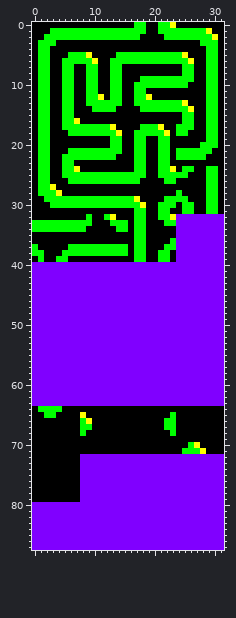
A sprite sheet gets an edit: game/assets/tiles.png. Above: the version before the commit.
The file is 32x88 pixels.
New version:
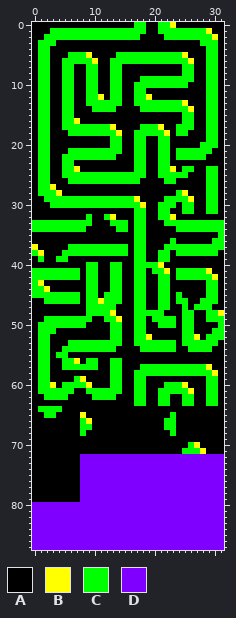
Palette (. is transparent): A #000000  B #ffff00  C #00ff00  D #8000ff
The exact change:
y 28: x 25 A -> B
y 29: x 26 A -> B
y 32: x 24..31 DDDDDDDD -> AAAAAAAA
y 33..34: x 24..31 DDDDDDDD -> CCCCCCCC
y 35: x 24..31 DDDDDDDD -> AAAAAAAC
y 36: x 24..31 DDDDDDDD -> AAAAAACC
y 37: x 0 C -> B; x 24..31 DDDDDDDD -> CCCCCCCC
y 38: x 1 C -> B; x 24..31 DDDDDDDD -> CCCCCCCA
y 39: x 24..31 DDDDDDDD -> AAAAAAAA
y 40: x 0..31 DDDDDDDDDDDDDDDDDDDDDDDDDDDDDDDD -> AAAAAAAAACCAACCAACCCCBAAAAAAAAAA
y 41: x 0..31 DDDDDDDDDDDDDDDDDDDDDDDDDDDDDDDD -> CCCCCCCCACCAACCAACCACCBACCCCCBAA
y 42: x 0..31 DDDDDDDDDDDDDDDDDDDDDDDDDDDDDDDD -> CCCCCCCCACCAACCAACCAACCACCCCCCBA
y 43: x 0..31 DDDDDDDDDDDDDDDDDDDDDDDDDDDDDDDD -> CBAAAAAAACCAACCAACCAACCAAAAAACCA
y 44: x 0..31 DDDDDDDDDDDDDDDDDDDDDDDDDDDDDDDD -> CCBAAAAAACCAACCAACCAACCAAAAAACCA
y 45: x 0..31 DDDDDDDDDDDDDDDDDDDDDDDDDDDDDDDD -> CCCCCCCCACCACCCAACCAACCACAAAACCA
y 46: x 0..31 DDDDDDDDDDDDDDDDDDDDDDDDDDDDDDDD -> AACCCCCCACCBCCCAACCAACCACCAACCCA
y 47: x 0..31 DDDDDDDDDDDDDDDDDDDDDDDDDDDDDDDD -> AAAAAAAAACCCCCAAACCAACCAACACCCAA
y 48: x 0..31 DDDDDDDDDDDDDDDDDDDDDDDDDDDDDDDD -> AAAAAAAAACCCCBAAACCCCCAAACCAACCB
y 49: x 0..31 DDDDDDDDDDDDDDDDDDDDDDDDDDDDDDDD -> AACCCCCCCCAACCBAACCACCCCACCAACCC
y 50: x 0..31 DDDDDDDDDDDDDDDDDDDDDDDDDDDDDDDD -> ACCCCCCCCAAAACCAACCAACCCACCAAAAC
y 51: x 0..31 DDDDDDDDDDDDDDDDDDDDDDDDDDDDDDDD -> ACCCAAAAAAAAACCAACCAAAAAACCAAACC
y 52: x 0..31 DDDDDDDDDDDDDDDDDDDDDDDDDDDDDDDD -> ACCAAAAAAAAAACCAACCBAAAAACCBACCC
y 53: x 0..31 DDDDDDDDDDDDDDDDDDDDDDDDDDDDDDDD -> ACCAAACCCCCCCCCAACCCCCCCACCCCCCA
y 54: x 0..31 DDDDDDDDDDDDDDDDDDDDDDDDDDDDDDDD -> ACCAACCCCCCCCCAAAACCCCCCAACCCCAA
y 55: x 0..31 DDDDDDDDDDDDDDDDDDDDDDDDDDDDDDDD -> ACCACCAAAAAAAAAAAAAAAAAAAAAAAAAA
y 56: x 0..31 DDDDDDDDDDDDDDDDDDDDDDDDDDDDDDDD -> ACCAACCBACCAACCAAAAAAAAAAAAAAAAA
y 57: x 0..31 DDDDDDDDDDDDDDDDDDDDDDDDDDDDDDDD -> ACCAACCCCCCAACCAAACCCCCCCCCCCBAA
y 58: x 0..31 DDDDDDDDDDDDDDDDDDDDDDDDDDDDDDDD -> ACCAAAAAAAAAACCAACCCCCCCCCCCCCBA
y 59: x 0..31 DDDDDDDDDDDDDDDDDDDDDDDDDDDDDDDD -> ACCAAAACBAAAACCAACCAAAAAAAAAACCA
y 60: x 0..31 DDDDDDDDDDDDDDDDDDDDDDDDDDDDDDDD -> ACCBACCCCBAAACCAACCAAACCCBAAACCA
y 61: x 0..31 DDDDDDDDDDDDDDDDDDDDDDDDDDDDDDDD -> ACCCCCCAACCCCCCAACCAACCCCCBAACCA
y 62: x 0..31 DDDDDDDDDDDDDDDDDDDDDDDDDDDDDDDD -> AACCCCAAAACCCCAAACCAACCAACCAACCA
y 63: x 0..31 DDDDDDDDDDDDDDDDDDDDDDDDDDDDDDDD -> AAAAAAAAAAAAAAAAACCAACCAACCAACCA
